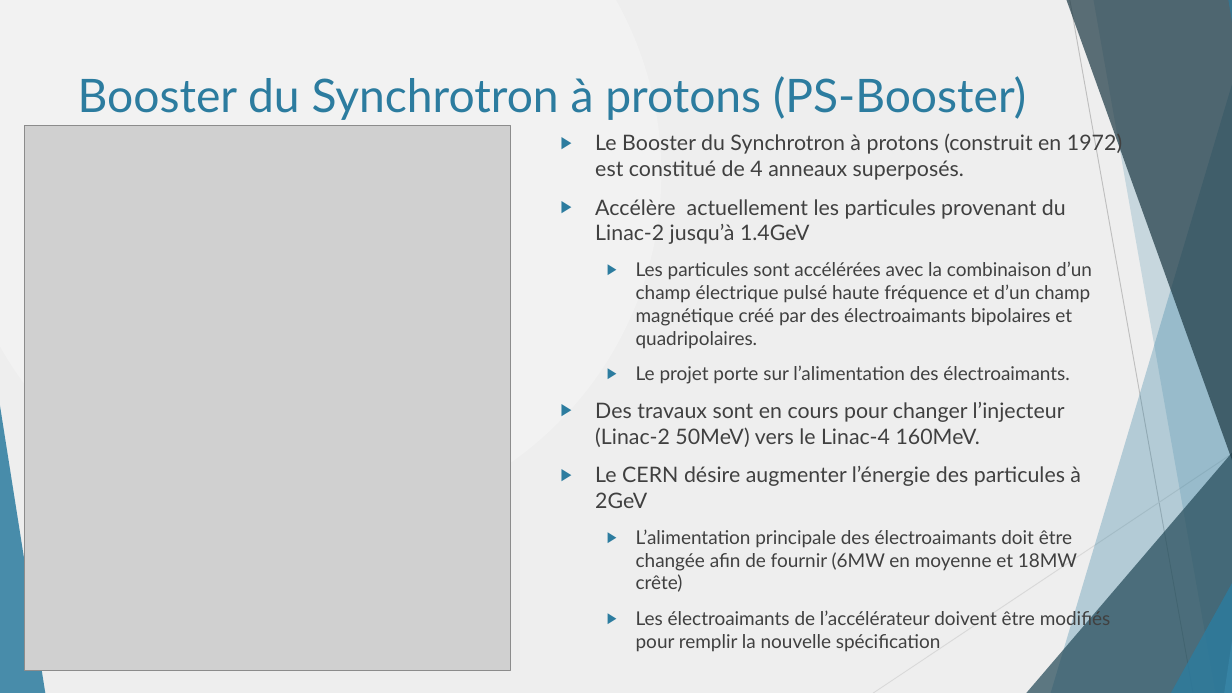
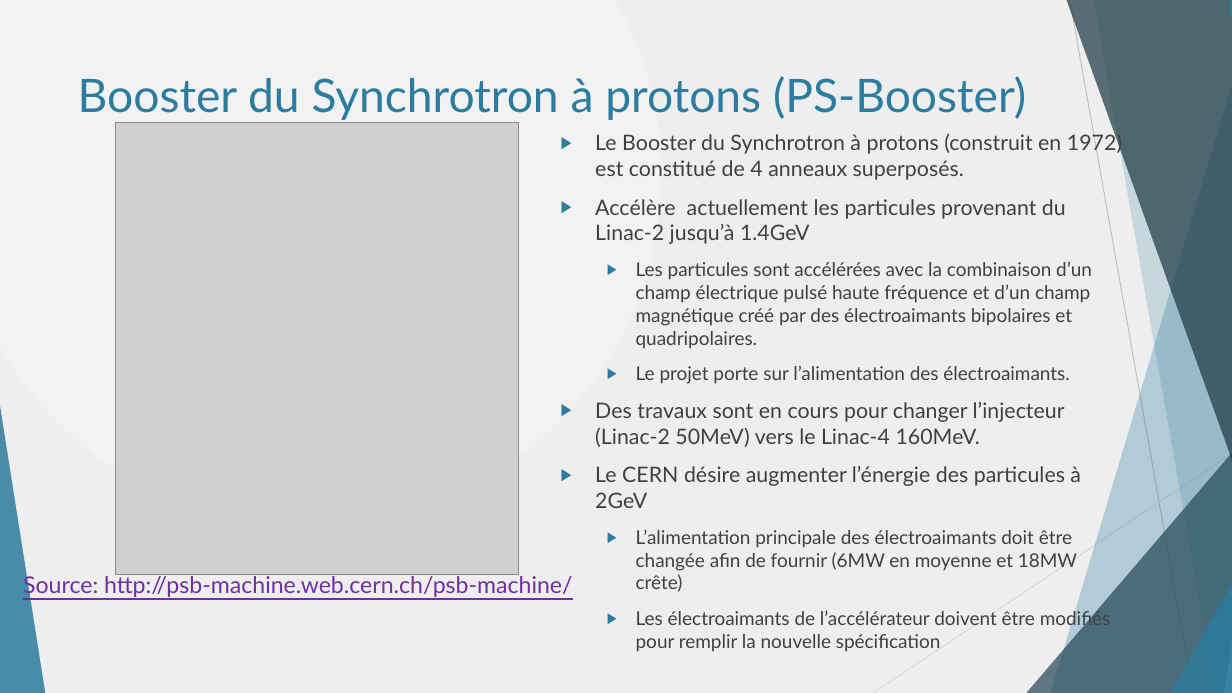
Before and after one commit to danthib76/DesignIV, a slide deck: slide 4 of Remise/Remise 1/Presentation_Remise_1.pptx. Drawn at 1232x693 pixels with LibreOffice and Linux fonts; fonts in the diff are those of the drawing; grey boxes stand for pictures. Boxes give left, top, right and bottom in pixels: in the first picture for what was removed or moved away, otherwise in the second. Text is boxed around its words. In the diff, an @@ line names an element or a change of style, - is before the commit and + after.

Commit message:
Ajout sources

```diff
--- a/Remise/Remise 1/Presentation_Remise_1.pptx
+++ b/Remise/Remise 1/Presentation_Remise_1.pptx
@@ picture: place and size @@
-picture at (24,126,510,670)
+picture at (116,123,519,575)
@@ text added at (23,572,572,598), 18 pt, text #7030A0, underline @@
+Source: http://psb-machine.web.cern.ch/psb-machine/
```
Also in this commit, not shown: 11 other slides changed.
